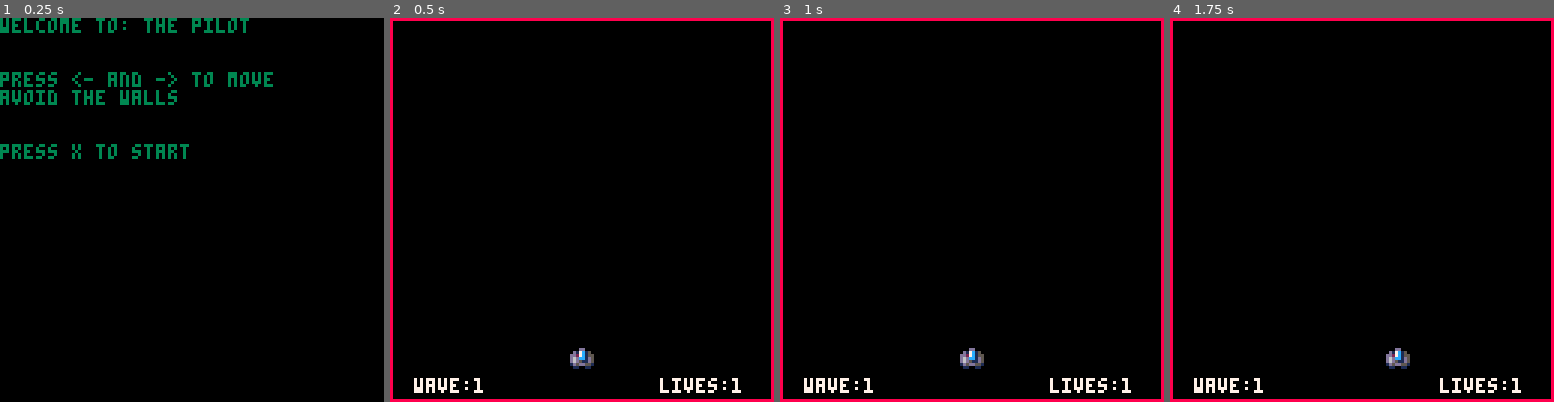
Above: before the commit, frames 1-4 (left to right).
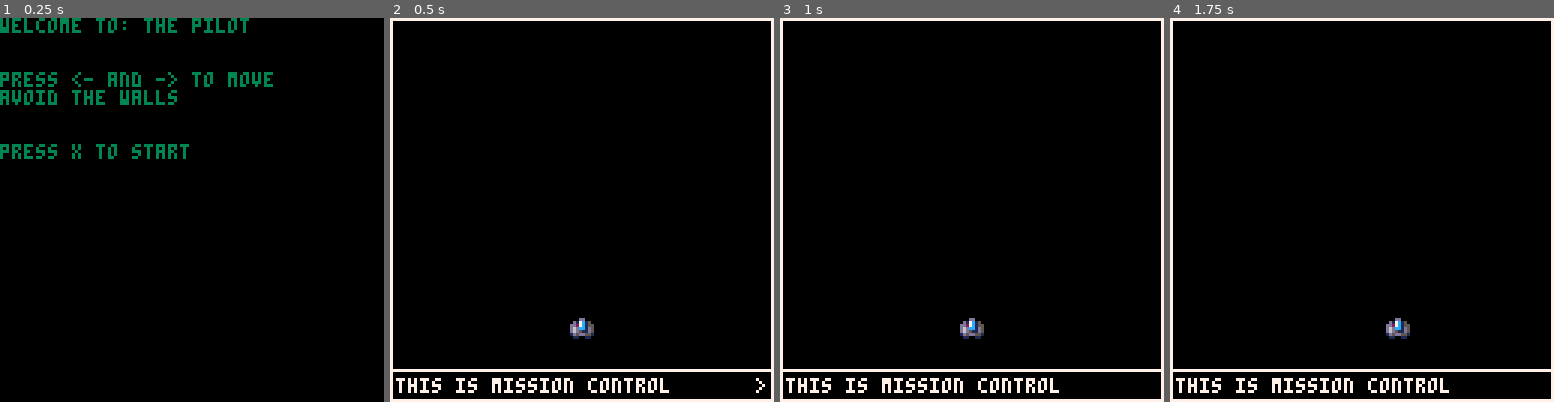
Above: after the commit, the same moments.

Repository: shen-sat/pilot
Game: PICO-8 cartridge pilot.p8
Same seed, same stepped clock (60 frames per second), same inputs: the game is played once before the commit and once after it.
Inputs:
- Up to frame 1 (0.25 s): no input
- Up to frame 2 (0.5 s): tap X (X key) at 0.33 s
- Up to frame 3 (1 s): tap O (Z key) at 0.7 s
- Up to frame 4 (1.75 s): tap X (X key) at 1.07 s; hold Right from 1.6 s (still down); tap O (Z key) at 1.7 s

Frame 1 is identical in both runs. In frame 2, 5.9% of the frame differs, in the area x 0-100%, y 0-100%; in frame 3, 5.9%; in frame 4, 5.9%.

Commit message:
Add first console text line with blinking arrow

Diff:
--- a/pilot.p8
+++ b/pilot.p8
@@ -46,7 +46,7 @@
 function run_level()
  player = {
   x = 60,
-  y = 110,
+  y = 100,
   width = 8,
   height = 7,
   sprite = 0,
@@ -81,6 +81,9 @@
 
 	game.update = level_update
 	game.draw = level_draw
+
+ dialogue_blinker_start_time = 0
+ dialogue_blinker_increment_time = 1
 end
 
 --game-update------------------------------------------------------------------------------------------
@@ -120,9 +123,19 @@
 
 function level_draw()
  cls()
- rect(0,0,127,127,8) --border
- print('lives:'..player.lives, 90, 120, 7)
- print('wave:'..wave, 8, 120, 7)
+ rect(0,0,127,127,7) --border
+
+ line(0,117,127,117,7) -- console border
+ print('this is mission control', 2, 120, 7)
+ if time() > dialogue_blinker_start_time then
+  print('>', 122, 120, 7)
+  if time() > dialogue_blinker_start_time + dialogue_blinker_increment_time then
+   dialogue_blinker_start_time += dialogue_blinker_increment_time + 1
+  end
+ end
+
+ -- print('lives:'..player.lives, 90, 120, 7)
+ -- print('wave:'..wave, 8, 120, 7)
 
  spr(player.sprite,player.x,player.y)
 
Not shown, changed: TODO.txt
